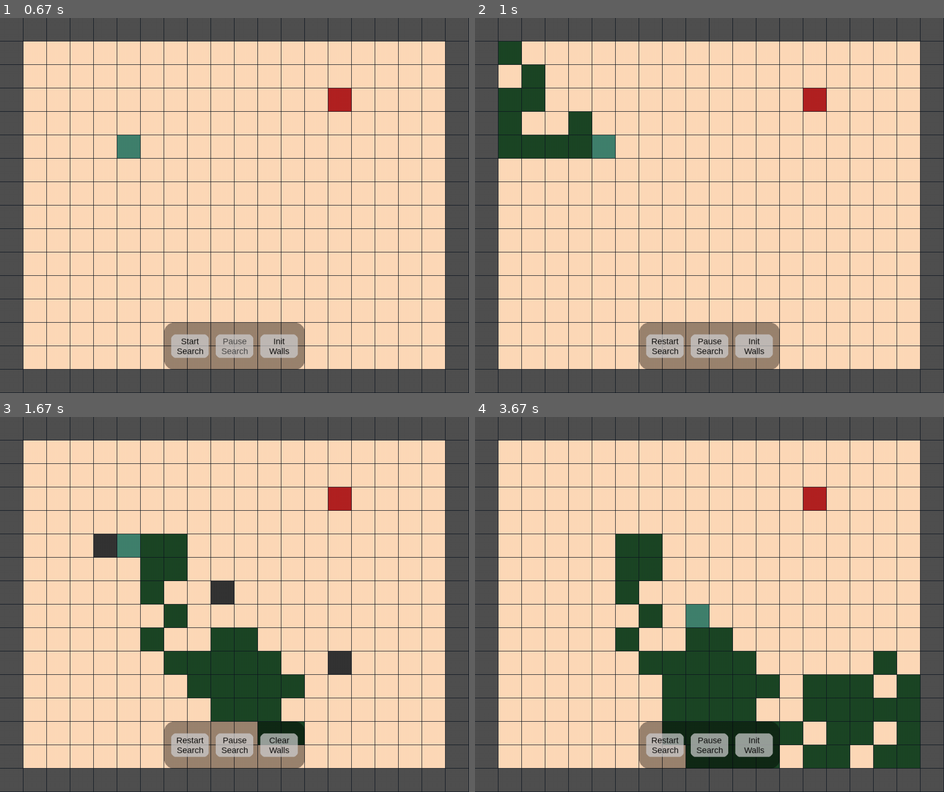
Above: before the commit, frames 1-4 (two rows, left to right).
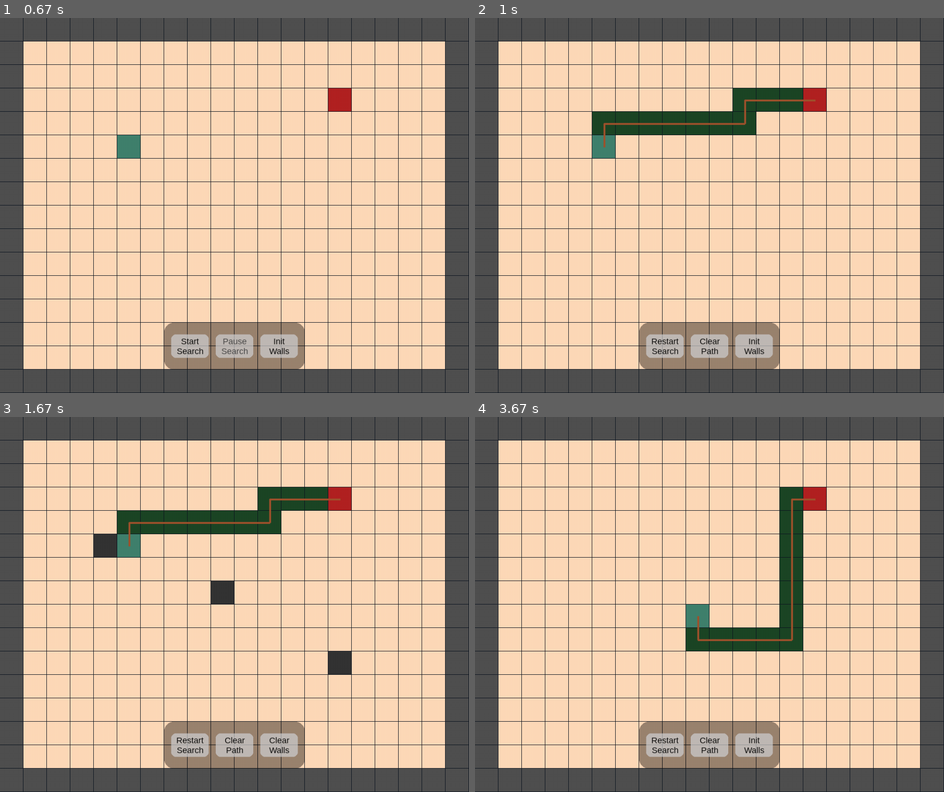
Above: after the commit, the same moments.

Repository: Kiwi-qiqi/Path_Planning
Game: pygame game, started from Algorithm/A_Star/AStarFinder Test.py
Same seed, same stepped clock (60 frames per second), same inputs: the game is played once before the commit and once after it.
Inputs (mouse positions are in pixels of both pictures, inside the frame that each line leads up to):
- Up to frame 1 (0.67 s): press the mouse at (337, 265) at 0.37 s; move the mouse to (337, 175) at 0.47 s; release the mouse at (337, 89) at 0.6 s
- Up to frame 2 (1 s): click (662, 348) at 0.72 s
- Up to frame 3 (1.67 s): click (187, 747) at 1.05 s; press the mouse at (337, 664) at 1.37 s; move the mouse to (215, 604) at 1.47 s; release the mouse at (93, 544) at 1.6 s
- Up to frame 4 (3.67 s): press the mouse at (709, 747) at 1.7 s; move the mouse to (793, 709) at 1.8 s; release the mouse at (873, 675) at 1.93 s; press the mouse at (751, 747) at 2.03 s; move the mouse to (718, 634) at 2.13 s; release the mouse at (681, 522) at 2.27 s; press the mouse at (751, 747) at 2.37 s; move the mouse to (714, 724) at 2.47 s; release the mouse at (671, 705) at 2.6 s; press the mouse at (601, 544) at 2.7 s; move the mouse to (653, 585) at 2.8 s; release the mouse at (704, 627) at 2.93 s; press the mouse at (662, 747) at 3.03 s; move the mouse to (681, 612) at 3.13 s; release the mouse at (704, 484) at 3.27 s; press the mouse at (751, 747) at 3.37 s; move the mouse to (732, 735) at 3.47 s; release the mouse at (714, 724) at 3.6 s

Frame 1 is identical in both runs. In frame 2, 6.1% of the frame differs, in the area x 5-73%, y 6-90%; in frame 3, 10%; in frame 4, 18%, in the area x 30-95%, y 18-94%.

Commit message:
update before huge modify

Diff:
--- a/Algorithm/A_Star/AStarFinder Test.py
+++ b/Algorithm/A_Star/AStarFinder Test.py
@@ -4,7 +4,7 @@
 """
 import os
 import sys
-import random
+import time
 import pygame
 
 sys.path.append(os.getcwd())
@@ -12,7 +12,6 @@
 # 将 Map 文件夹所在路径添加到 sys.path 中
 map_path = os.path.dirname(os.path.abspath(__file__)) + "/../../Path_Planning/"
 sys.path.append(map_path)
-print(map_path)
 
 from Map.Color   import *
 from Map.Screen  import Screen
@@ -24,95 +23,30 @@
 from Algorithm.Heuristic.Heuristic import Heuristic
 from AStarFinder import *
 
+#------------------------------------------Test------------------------------------------#
+# --------------------Button1--------------------
+def delivery_path_to_gridmap(grid_map, astar):
+    """
+    A star算法规划出的path是屏幕像素坐标系
+    需要转换到gridmap的单元格坐标系中
+    """
+    for point in astar.path:
+        x = point[0] // grid_map.cell_size
+        y = point[1] // grid_map.cell_size
+        grid_map.expand_grid.append((x, y))
+    grid_map.expand_grid.pop(0)
+    grid_map.expand_grid.pop()
 
-#------------------------------------------Test------------------------------------------#
-# --------------------Expand_Grip_Test--------------------
-def random_expand_grip(grid_map):
-    """
-    根据当前网格地图大小, 生成一组随机单元格, 模拟算法拓展过程
-    从起点开始, 向周围4个或者8个方向随即拓展, 如果拓展到了终点, 则结束
-    """
-    grid_map.expand_grid.append(grid_map.start_point)
-
-    motions = [(1, 0), (-1, 0), (0 , 1), (0 , -1),
-               (1, 1), (1, -1), (-1, 1), (-1, -1)]
-    # motions = [(1, 0), (-1, 0), (0, 1), (0, -1)]
-
-    index = None
-    generate_expand_grid = True
-    while generate_expand_grid:
-        # print("Generating")
-        parent_node = grid_map.expand_grid[-1]
-        if index is not None:
-            parent_node = grid_map.expand_grid[index-1]
-
-        motion_has_explored = set()
-
-        while True:
-            i = random.randint(0, 7)
-            if motions[i] not in motion_has_explored:
-                # 如果这种拓展方式未使用过，则继续
-                motion_has_explored.add(motions[i])
-
-                son_node_x = parent_node[0] + motions[i][0]
-                son_node_y = parent_node[1] + motions[i][1]
-                son_node = (son_node_x, son_node_y)
-            else:
-                continue
-
-            if len(motion_has_explored) == len(motions):
-                # 如果八种拓展方式都找不到合适的解，则换个父节点
-                # print('change parent node')
-                index = grid_map.expand_grid.index(parent_node)
-                break
-
-            if son_node not in grid_map.obstacles and \
-               son_node not in grid_map.boundary  and \
-               grid_map.verify_point(son_node)    and \
-               son_node not in grid_map.expand_grid:
-                # 由于当前拓展方式随机，会陷入边角区域无法进行下一步拓展
-                # 且设置了节点不能重复
-                if son_node == grid_map.end_point:
-                    # print('Find End Point')
-                    # grid_map.expand_grid.append(son_node)
-                    generate_expand_grid = False
-                    grid_map.expand_grid.pop(0)
-                    break
-
-                else:
-                    grid_map.expand_grid.append(son_node)
-                    if len(grid_map.expand_grid) > 60:
-                        generate_expand_grid = False
-                        grid_map.expand_grid.pop(0)
-                    break
-
-            else:
-                continue
-
-
-def create_test_path(cell_size, path):
-    for i in range(10, 20):
-        path_point = (i, 5)
-        path_point = tuple((pose+0.5) * cell_size for pose in path_point)
-        path.test_path.append(path_point)
-
-    for j in range(6, 15):
-        path_point = (19, j)
-        path_point = tuple((pose+0.5) * cell_size for pose in path_point)
-        path.test_path.append(path_point)
-
-# --------------------Button1--------------------
 def button_function_test(button, grid_map, screen, path):
     global count
     if button.start_search:
         print('Start Search--Algorithm!')
+        search_start = time.time()
         astar = AStarFinder(grid_map)
-        # print('Path: ', astar.path)
+        search_end   = time.time()
+        print('Search Time: ', search_end-search_start, ' s')
         path.test_path = astar.path
-        # print('path.test_path: ', path.test_path)
-        # create_test_path(grid_map.cell_size, path)
-        random_expand_grip(grid_map)
-
+        delivery_path_to_gridmap(grid_map, astar)
         count = 0
         button.start_search = False
 
@@ -120,8 +54,11 @@
         count = 0
         grid_map.expand_grid.clear()
         grid_map.expanded_grid.clear()
+        astar = AStarFinder(grid_map)
+
         print('Restart Search--Algorithm!')
-        random_expand_grip(grid_map)    # 扩展的网格
+        path.test_path = astar.path
+        delivery_path_to_gridmap(grid_map, astar)
         button.restart_search = False
 
     elif button.resume_search:
@@ -178,83 +115,81 @@
 
 #------------------------------------------Test------------------------------------------#
 def main():
-    screen      = Screen(title="A Star Finder Test")
-    panel       = Panel(screen)
-    button      = Button(panel)
-    grid_map    = GridMap(screen, cell_size=50)
-    path        = Path()
+    try:
+        screen      = Screen(title="A Star Finder Test")
+        panel       = Panel(screen)
+        button      = Button(panel)
+        grid_map    = GridMap(screen, cell_size=50)
+        path        = Path()
 
-    running = True
-    while running:
-        for event in pygame.event.get():
-            # 退出界面
-            if event.type == pygame.QUIT:
-                running = False
-
-            elif event.type == pygame.KEYDOWN:
-                # 按下 ESC 键退出程序
-                if event.key == pygame.K_ESCAPE:
+        running = True
+        while running:
+            for event in pygame.event.get():
+                # 退出界面
+                if event.type == pygame.QUIT:
                     running = False
 
-            # 处理窗口大小调整事件
-            elif event.type == pygame.VIDEORESIZE:
-                screen.video_resize_event(event)
-                panel.update_panel_pose(screen)
-                button.update_button_pos(panel)
-                grid_map.update_with_resize(screen)
+                elif event.type == pygame.KEYDOWN:
+                    # 按下 ESC 键退出程序
+                    if event.key == pygame.K_ESCAPE:
+                        running = False
 
-            # 处理鼠标按下事件
-            elif event.type == pygame.MOUSEBUTTONDOWN:
-                # Check if left mouse button was pressed
-                # 检查是否按下了左键
-                if event.button == 1:
-                    # 判断鼠标是否点击在panel上
-                    panel.mouse_button_down_event()
-                    # 判断是否点击在button上
-                    button.button_click_event()
+                # 处理窗口大小调整事件
+                elif event.type == pygame.VIDEORESIZE:
+                    screen.video_resize_event(event)
+                    panel.update_panel_pose(screen)
+                    button.update_button_pos(panel)
+                    grid_map.update_with_resize(screen)
 
-                    # 如果点击在button上, 则无法拖动panel
-                    if button.button_click:
-                        panel.dragging_panel = False
+                # 处理鼠标按下事件
+                elif event.type == pygame.MOUSEBUTTONDOWN:
+                    # Check if left mouse button was pressed
+                    # 检查是否按下了左键
+                    if event.button == 1:
+                        # 判断鼠标是否点击在panel上
+                        panel.mouse_button_down_event()
+                        # 判断是否点击在button上
+                        button.button_click_event()
 
-                    grid_map.mouse_button_down_event(panel, button)
+                        # 如果点击在button上, 则无法拖动panel
+                        if button.button_click:
+                            panel.dragging_panel = False
+                        grid_map.mouse_button_down_event(panel, button)
 
+                # 处理鼠标松开事件
+                elif event.type == pygame.MOUSEBUTTONUP:
+                    if event.button == 1:
+                        panel.mouse_button_up_event()
 
-            # 处理鼠标松开事件
-            elif event.type == pygame.MOUSEBUTTONUP:
-                if event.button == 1:
-                    panel.mouse_button_up_event()
+                        grid_map.mouse_button_up_event()
 
-                    grid_map.mouse_button_up_event()
+                # 当鼠标移动时
+                elif event.type == pygame.MOUSEMOTION:
+                    panel.mouse_motion_event(screen)
+                    button.update_button_pos(panel)
+                    grid_map.mouse_motion_event()
 
-            # 当鼠标移动时
-            elif event.type == pygame.MOUSEMOTION:
-                panel.mouse_motion_event(screen)
-                button.update_button_pos(panel)
-                grid_map.mouse_motion_event()
+                # Update the display
+                pygame.display.update()
 
-            # Update the display
-            pygame.display.update()
+            button.get_gridmap_obstacles(grid_map)
+            screen.interface.fill(screen.background_color)
+            grid_map.draw_grid(screen)
+            panel.blit_panel(screen)
+            button.blit_button(screen)
 
-        button.get_gridmap_obstacles(grid_map)
-        screen.interface.fill(screen.background_color)
-        grid_map.draw_grid(screen)
-        panel.blit_panel(screen)
-        button.blit_button(screen)
+            if not button.dynamic_visualize:
+                path.plot_test_path(screen)
+                pygame.display.update()
 
-        # if len(path.test_path) != 0:
-            # print('Plot Path? ', path.test_path )
+            button_function_test(button, grid_map, screen, path)
 
-        if not button.dynamic_visualize:
-            # print('button.dynamic_visualize: ', button.dynamic_visualize)
-            # print('Plot Path? ', path.test_path)
-            path.plot_test_path(screen)
-            pygame.display.update()
+    except Exception as e:
+        print('Error: ', e)
 
-        button_function_test(button, grid_map, screen, path)
-
-    # Quit Pygame
-    pygame.quit()
+    finally:
+        # Quit Pygame
+        pygame.quit()
 
 if __name__ == "__main__":
     main()
--- a/Algorithm/A_Star/AStarFinder.py
+++ b/Algorithm/A_Star/AStarFinder.py
@@ -1,9 +1,8 @@
 import os
 import sys
 import math
-import pygame
+import time
 import heapq
-
 
 # 将 Map 文件夹所在路径添加到 sys.path 中
 map_path = os.path.dirname(os.path.abspath(__file__)) + "/../../../Path_Planning/"
@@ -52,17 +51,6 @@
         self.heapq.heappush(self.open_list, [self.start_point.g_score + self.start_point.h_score,
                                              self.start_point])
 
-    def calc_g_score(self, cost):
-        """
-        从起点到各个节点的实际距离
-        当节点的拓展方式不同, g值的计算不同
-        采用4-directions时, 相邻节点的距离为1
-        采用8-directions时, 相邻节点的距离为1 or sqrt(2)
-        """
-        self.g_score += cost
-
-
-
     def verify_node(self, node):
         """
         对拓展的节点进行验证, 判断该节点是否属于自由区域
@@ -71,7 +59,6 @@
            (node.x, node.y) not in self.boundary  and\
            (node.x, node.y) not in self.closed_set:
             # print('this node is validity')
-
             return True
         else:
             # print('this node is not validity')
@@ -126,7 +113,6 @@
             # 四邻节点模式
             self.motions = [(1, 0), (-1, 0), (0, 1), (0, -1)]
 
-
     def is_end_point(self, point):
         """
         判断当前节点是否为目标节点
@@ -134,7 +120,6 @@
         if (point.x, point.y) == (self.end_point.x, self.end_point.y):
             print("is_end_point: ", (point.x, point.y), (self.end_point.x, self.end_point.y))
             return True
-
 
     def calc_h_score(self, point, selection='Manhattan'):
         """
@@ -157,7 +142,6 @@
         """
         反向索引得到路径
         """
-        print('cell_size: ', cell_size)
         while current_node:
             self.path.append(((current_node.x+0.5) * cell_size,
                               (current_node.y+0.5) * cell_size))
@@ -183,42 +167,40 @@
                 cost = math.hypot(motion[0], motion[1])
                 neighbor_new_g_score = current_node.g_score + cost
 
-                if neighbor_node not in self.open_list:
+                if neighbor_node not in [node for _, node in self.open_list]:#self.open_list:
                     self.add_neighbor_node(current_node, neighbor_node, neighbor_new_g_score)
 
                 else:
+                    index = [i for i, (f_score, node) in enumerate(self.open_list) if node == neighbor_node][0]
                     self.update_neighbor_node(current_node, neighbor_node, neighbor_new_g_score)
-
             else:
                 continue
 
-    def astar_finder(self, gridmap, diagonal=True):
+    def astar_finder(self, grid_map, diagonal=False):
         self.init_heapq()
         self.start_search = True
 
         while self.start_search:
-            # print('len(self.open_list): ', len(self.open_list))
             # 当点击开始搜索时, 程序开始
             if len(self.open_list) == 0:
                 print("Unable to find a path, please check if the starting point or the end point is reachable.")
                 self.start_search = False
-
-
+                break
+
+            s_time = time.time()
             # 获取当前队列中总代价最小的节点
             current_node = heapq.heappop(self.open_list)[1]
             heapq.heapify(self.open_list)
+            e_time = time.time()
+            # print('minium cost node: ', e_time - s_time, ' s')
 
             self.closed_set.add(current_node)
-            # print('current_node: ', current_node)
-
             if self.is_end_point(current_node):
                 print('end_point: ', (current_node.x, current_node.y))
                 self.start_search = False
 
-
             # 根据当前节点进行direction的拓展, 查找邻节点
             self.select_diagonal(diagonal)
             self.process_neighbor_node(current_node)
 
-
-        self.get_path(current_node, gridmap.cell_size)
+        self.get_path(current_node, grid_map.cell_size)
--- a/Map/GridMap.py
+++ b/Map/GridMap.py
@@ -89,6 +89,7 @@
     def init_boundary(self):
         # 初始化列表记录地图的边框单元格数据
         self.boundary = set()
+        self.update_boundary()
 
     def init_obstacles(self):
         # 初始化障碍物单元格数据
--- a/Test/GridMap_Test.py
+++ b/Test/GridMap_Test.py
@@ -58,16 +58,12 @@
                 index = grid_map.expand_grid.index(parent_node)
                 break
 
-            # if son_node != grid_map.start_point   and \
             if son_node not in grid_map.obstacles and \
                son_node not in grid_map.boundary  and \
                grid_map.verify_point(son_node)    and \
                son_node not in grid_map.expand_grid:
                 # 由于当前拓展方式随机，会陷入边角区域无法进行下一步拓展
                 # 且设置了节点不能重复
-                # if parent_node == grid_map.start_point:
-                #     break
-
                 if son_node == grid_map.end_point:
                     # print('Find End Point')
                     # grid_map.expand_grid.append(son_node)
@@ -84,14 +80,6 @@
 
             else:
                 continue
-
-    # print(len(grid_map.expand_grid), grid_map.expand_grid)
-    # for node in grid_map.expand_grid:
-    #     if node == grid_map.start_point:
-    #         print('Start Point Has Been Expaned')
-    #         grid_map.expand_grid.remove(node)
-
-
 
 
 # --------------------Button1--------------------
